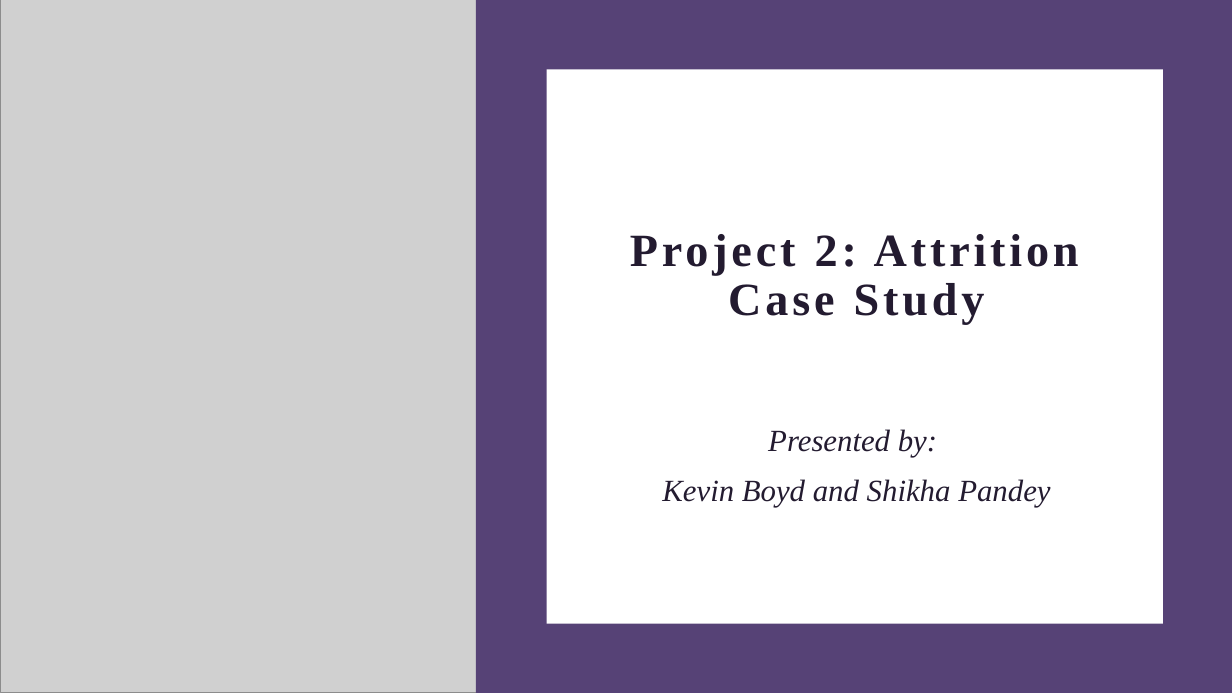
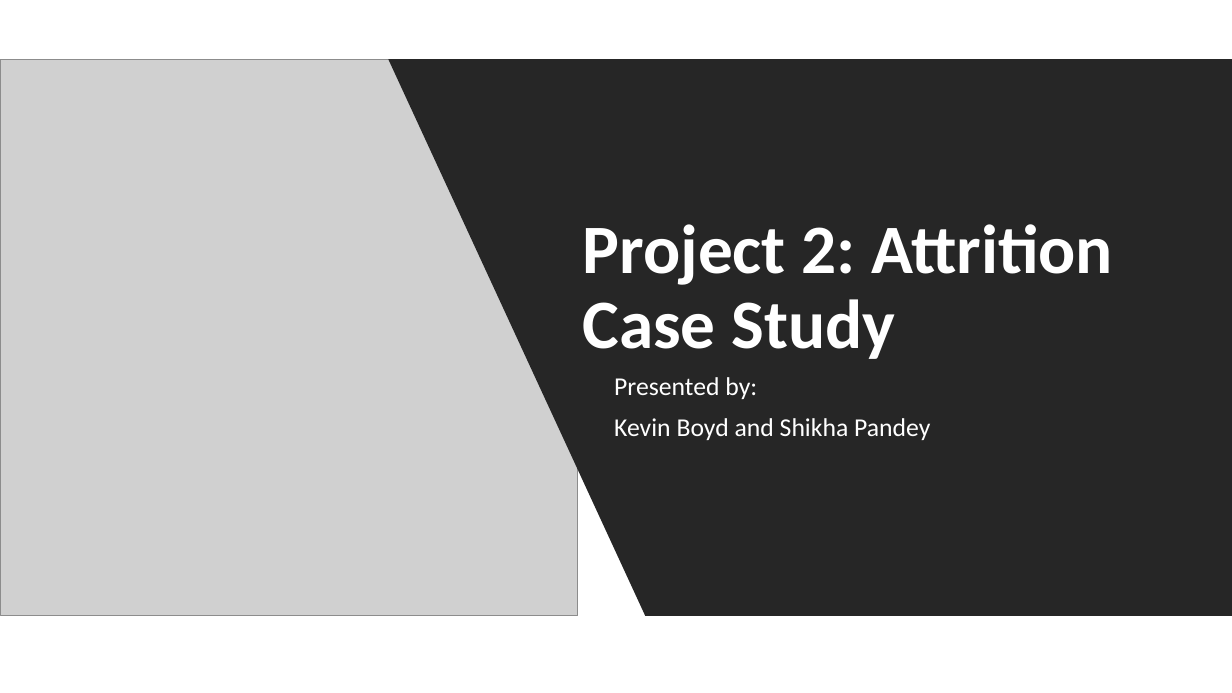
Before and after one commit to GraduateSchoolWork/CaseStudy2_DDS, a slide deck: slide 1 of DDS_Project_2_Presentation.pptx. Drawn at 1232x693 pixels with LibreOffice and Linux fonts; fonts in the diff are those of the drawing; grey boxes stand for pictures. Boxes give left, top, right and bottom in pixels: in the first picture for what was removed or moved away, otherwise in the second. Text is boxed around its words. In the diff, an @@ line names an element or a change of style, - is before the commit and + after.

```diff
--- a/DDS_Project_2_Presentation.pptx
+++ b/DDS_Project_2_Presentation.pptx
@@ rectangle removed at box(476, 0, 1232, 693) @@
@@ picture: place and size @@
-picture at box(0, 0, 482, 693)
+picture at box(0, 59, 578, 616)
@@ freeform shape added at box(388, 59, 1232, 616), fill #262626 @@
@@ rectangle removed at box(547, 69, 1164, 624) @@
@@ title "Project 2: Attrition Case Study": place and size @@
-title "Project 2: Attrition Case Study" at box(630, 234, 1079, 325)
+title "Project 2: Attrition Case Study" at box(583, 224, 1113, 359)
@@ title "Project 2: Attrition Case Study" at box(583, 224, 1113, 359): size 36 to 54 pt, font Times New Roman to Calibri, text colour #231B30 to #FFFFFF, letter spacing 3 to 0 pt; alignment centre to left @@
@@ subtitle "Presented by:": place and size @@
-subtitle "Presented by:" at box(662, 429, 1050, 507)
+subtitle "Presented by:" at box(614, 377, 930, 440)
@@ subtitle "Presented by:" at box(614, 377, 930, 440): size 24 to 20 pt, font Times New Roman to Calibri, text colour #231B30 to #FFFFFF, italic off; alignment centre to left; line spacing 1 to 0.9 @@
```
Also in this commit, not shown: 6 other slides changed, 13 slides added, 3 slides removed.
